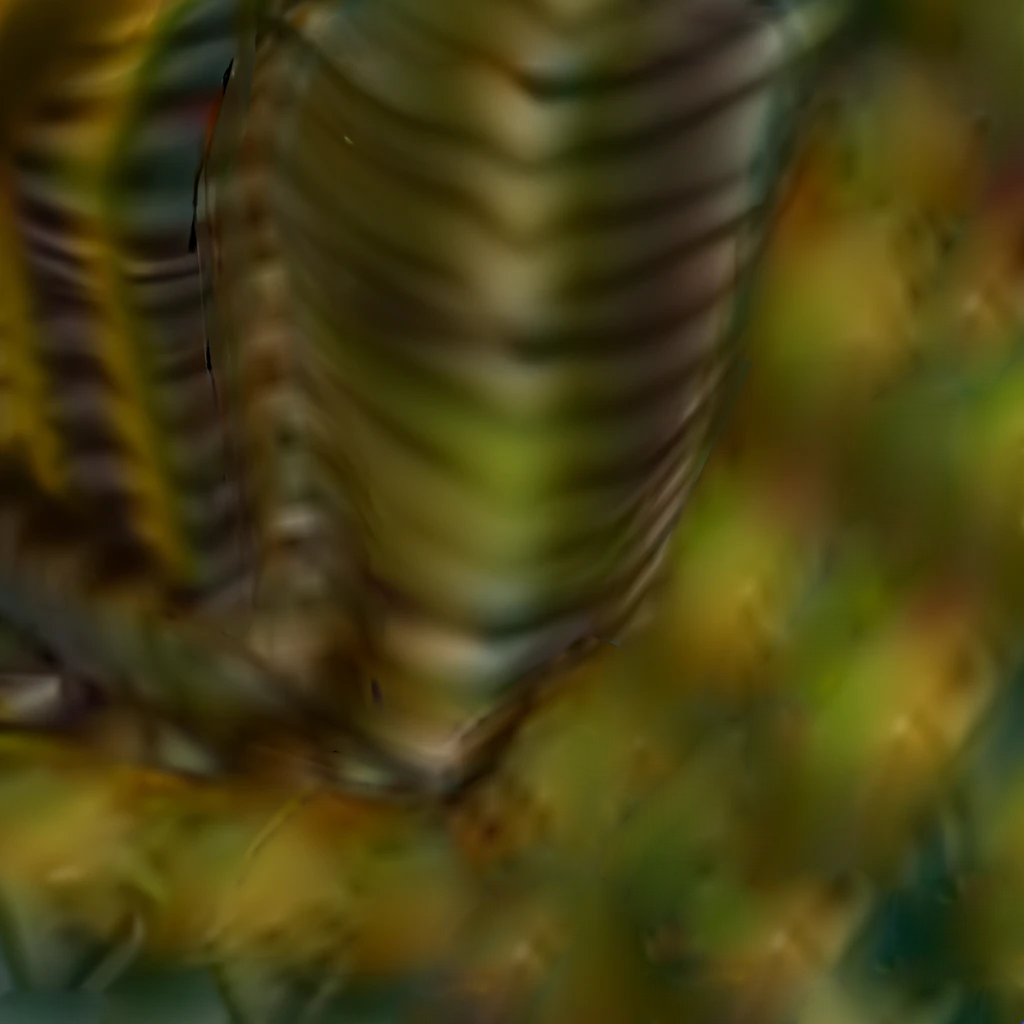
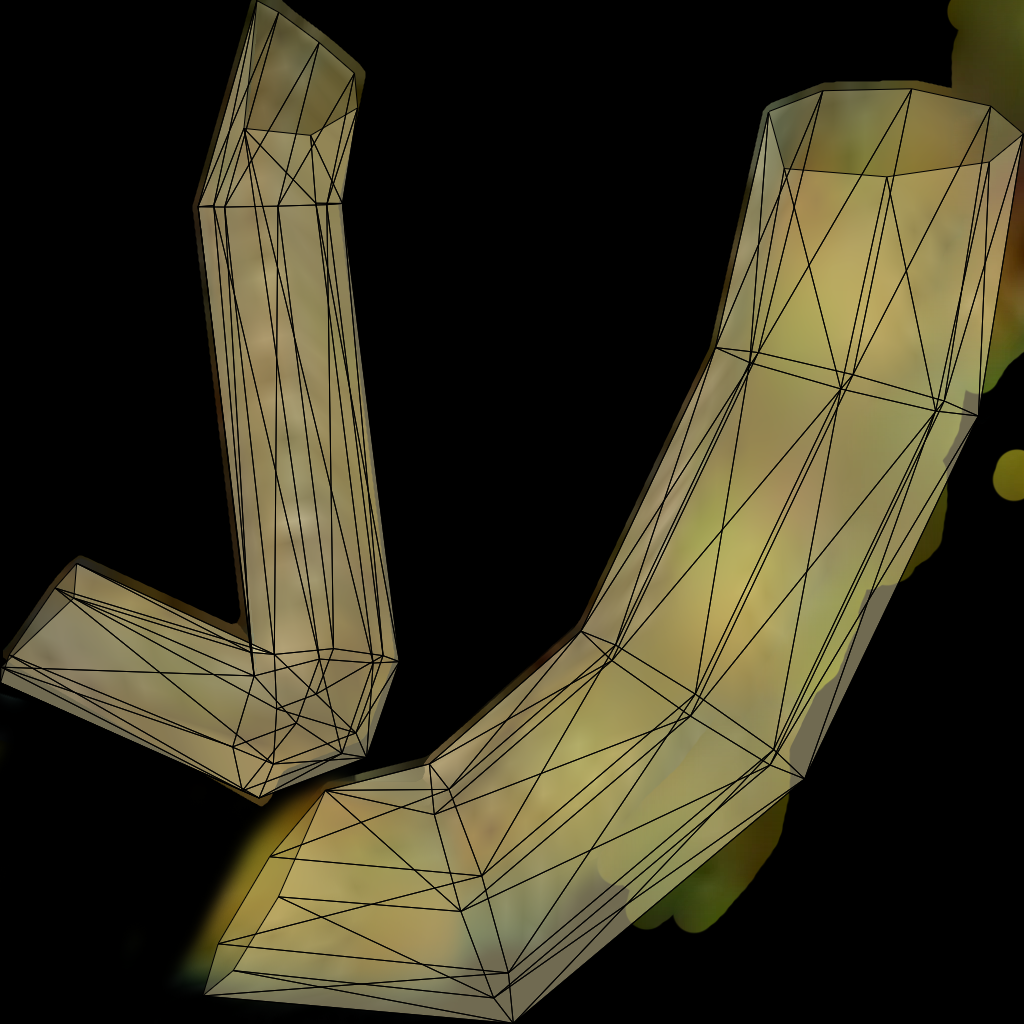
Layered file, before and after one edit (1024x1024). Changes by layer:
renamed "hoses2_uv" to "UV", showed it over [0, 0, 1024, 1024]
moved "hoses2_dalle" into group "AI garbage" over [0, 0, 1024, 1024]
